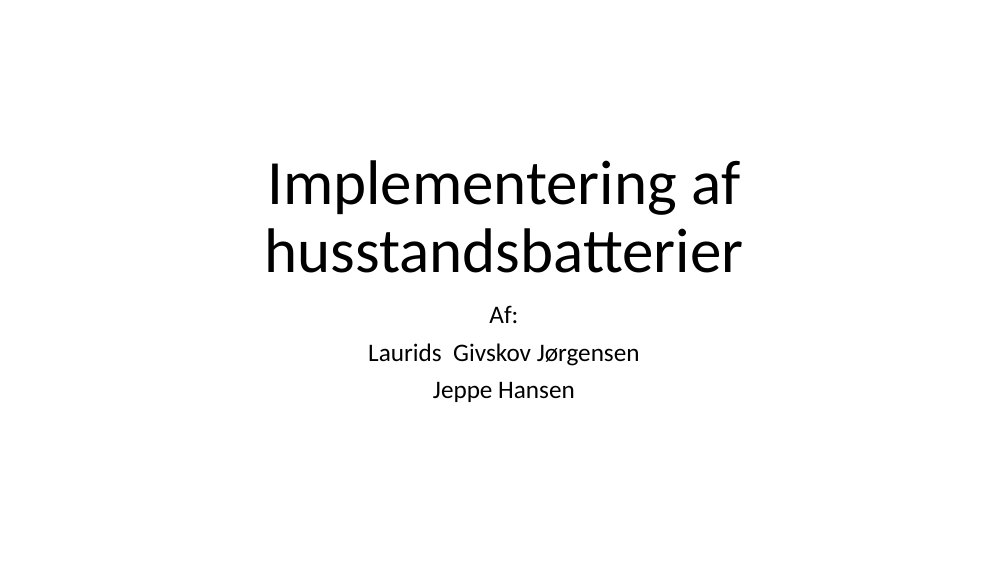
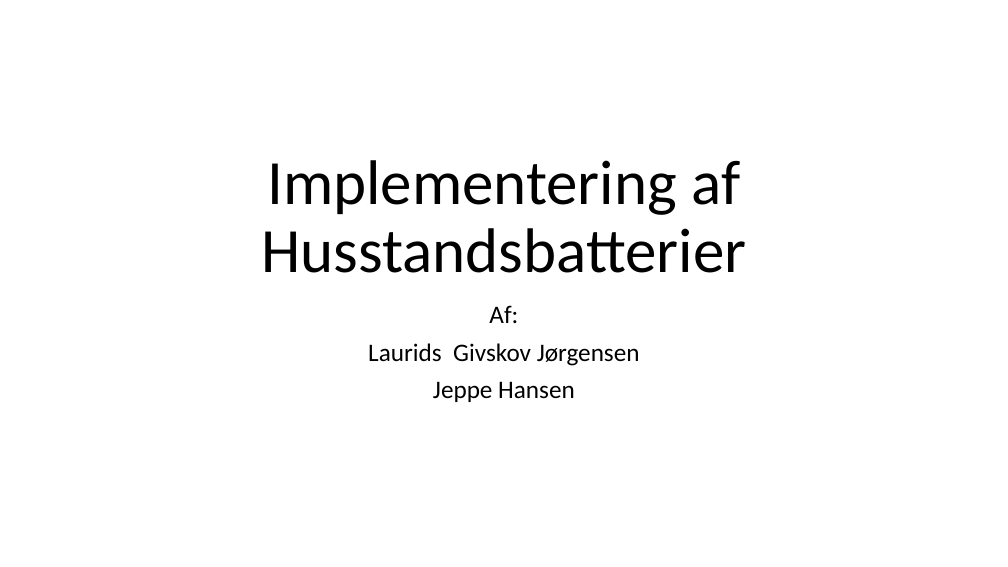
Before and after one commit to LauridsGJ/Energy-System-Stability, a slide deck: slide 1 of Præsentation.pptx. Drawn at 1008x567 pixels with LibreOffice and Linux fonts; fonts in the diff are those of the drawing. Boxes give left, top, right and bottom in pixels: in the first picture for what was removed or moved away, otherwise in the second. Text is boxed around its words. In the diff, an @@ line names an element or a change of style, - is before the commit and + after.

Commit message:
lille rettelse

```diff
--- a/Præsentation.pptx
+++ b/Præsentation.pptx
@@ title at (261, 160, 746, 273): text changed @@
-Implementering af husstandsbatterier
+Implementering af Husstandsbatterier
```
